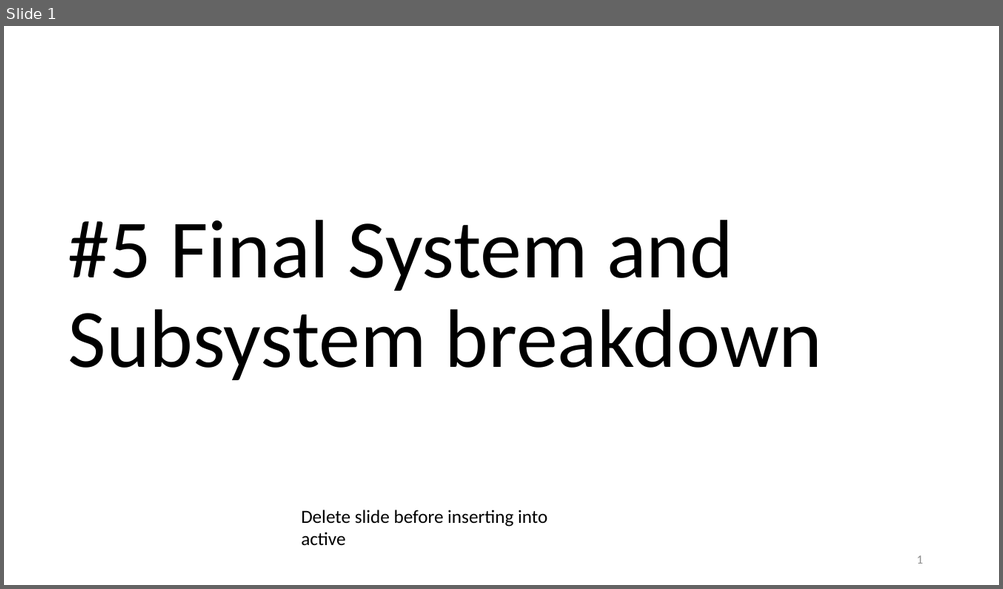
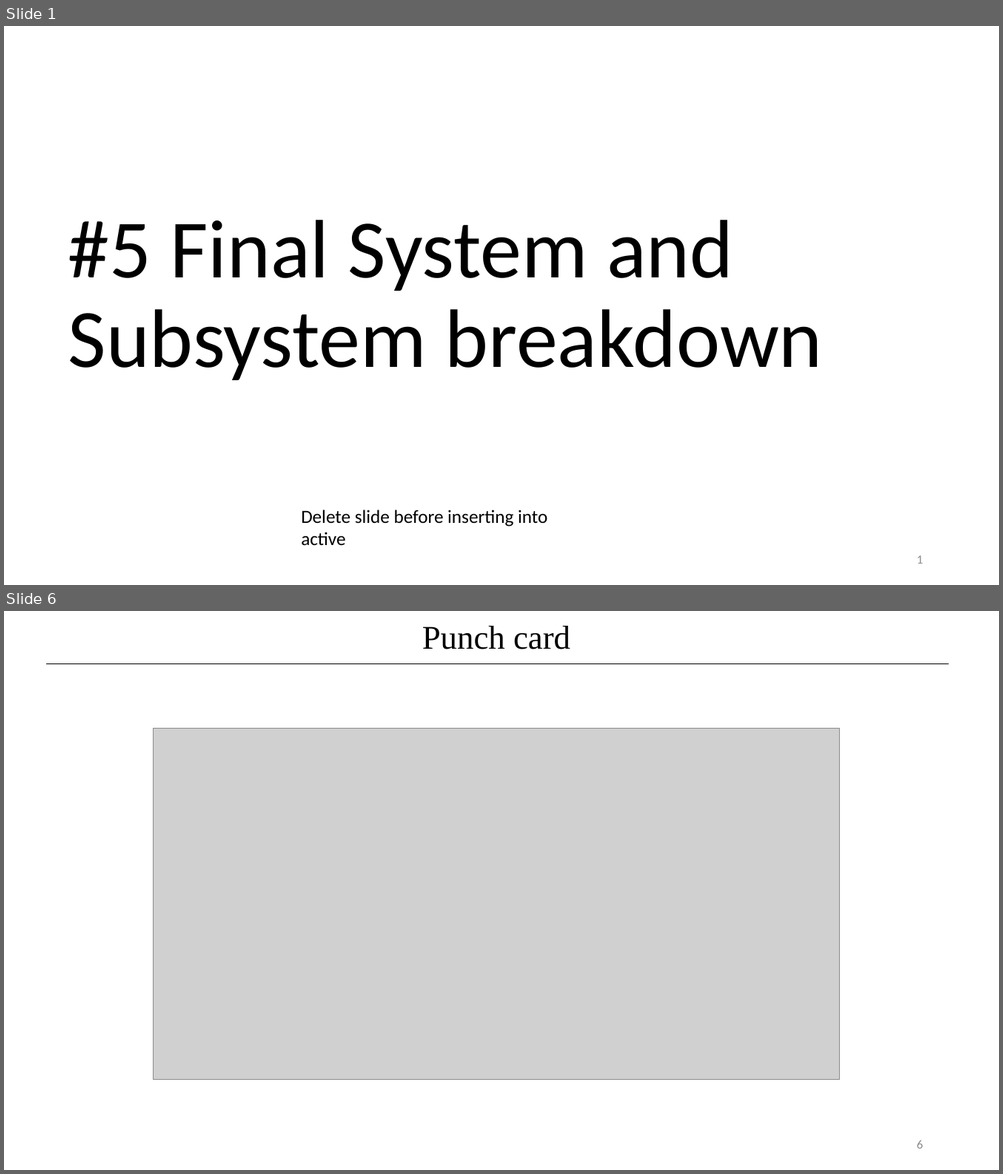
Before and after one commit to psas/electric-feed-system-prototype, a slide deck: Docs/Presentations/Slides/#5 design and subsystems.pptx. Shown one above the other, each under a label of ours: slide 1 before the commit, slides 1 and 6 after it; the slides between them are not shown. The pictures are 1003x589 and 1003x1174 pixels, drawn with LibreOffice and Linux fonts; fonts in the diff are those of the drawing; grey boxes stand for pictures. Boxes give left, top, right and bottom in pixels: in the first picture for what was removed or moved away, otherwise in the second. Text is boxed around its words. In the diff, an @@ line names an element or a change of style, - is before the commit and + after.

```diff
--- a/Docs/Presentations/Slides/#5 design and subsystems.pptx
+++ b/Docs/Presentations/Slides/#5 design and subsystems.pptx
@@ slide 6 added at bbox=[4, 611, 999, 1170], background #FFFFFF @@
@@ text added at bbox=[422, 626, 570, 649], 32 pt, text #000000 @@
+Punch card
@@ line added from (46, 664) to (948, 664), #000000 0.5 pt @@
@@ picture added at bbox=[153, 728, 839, 1079] @@
@@ page number added at bbox=[916, 1141, 922, 1149], 12 pt, text #8C8C8C @@
+6
```
Also in this commit, not shown: 4 slides changed.
